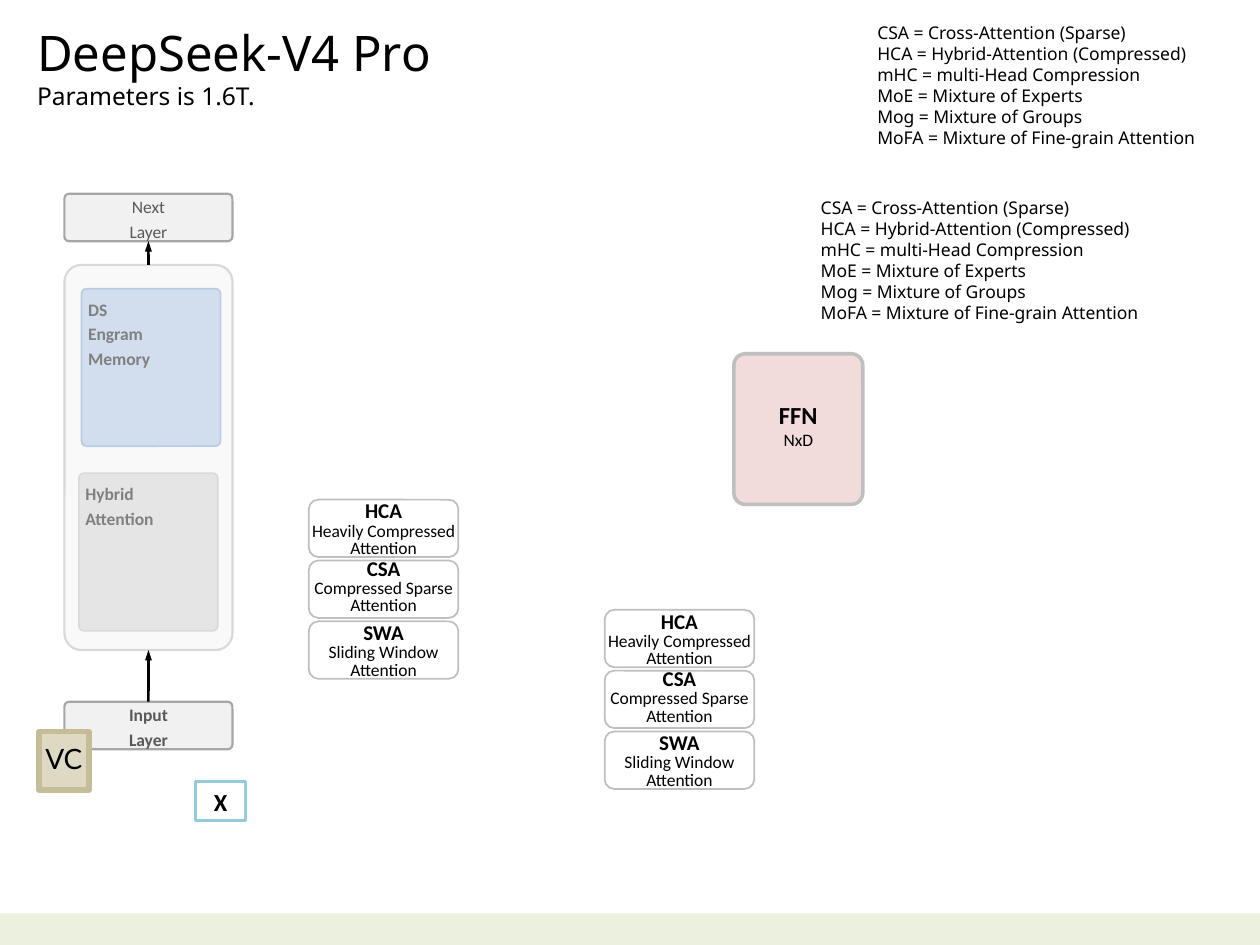
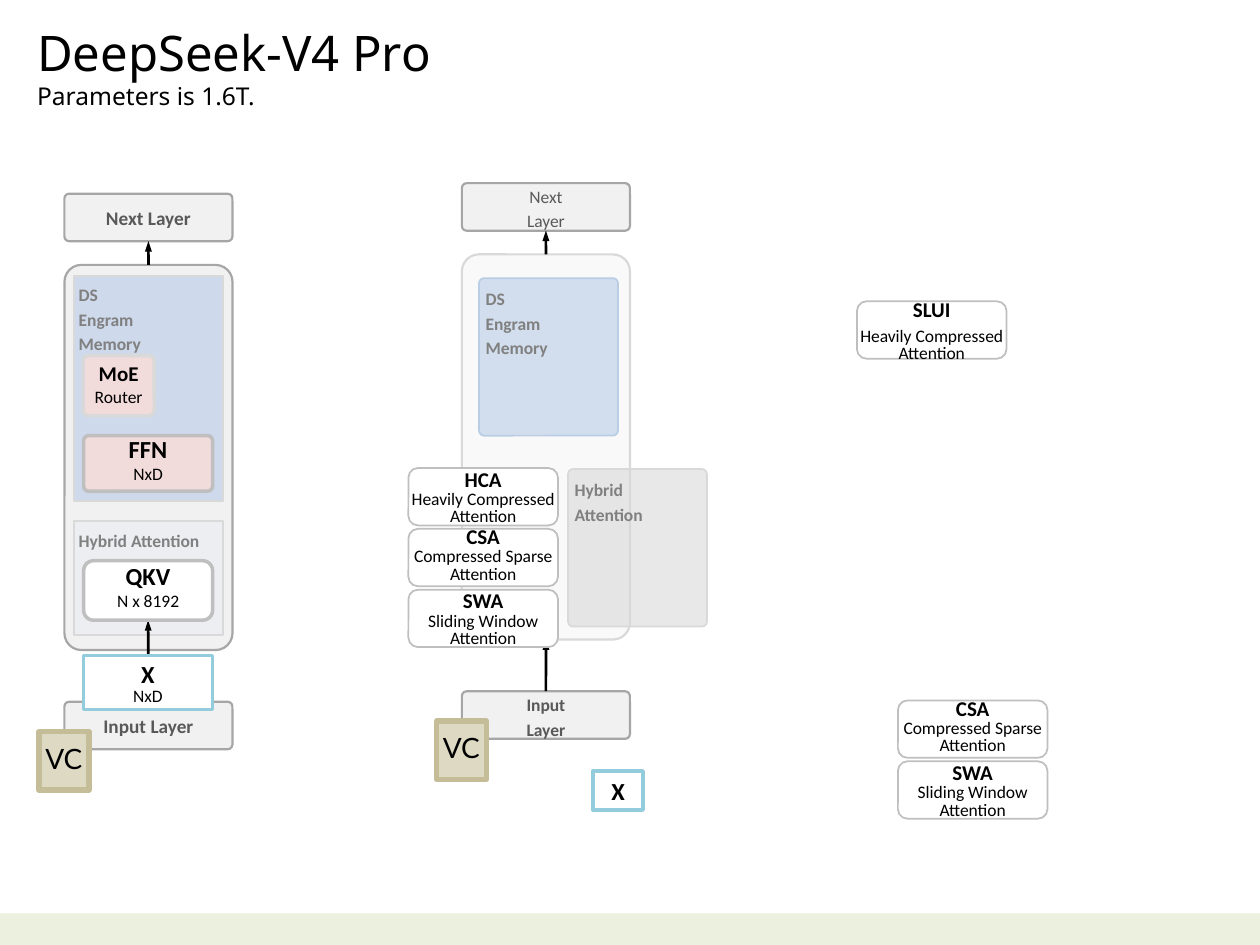
Before and after one commit to navibator/crazy-ai, a slide deck: slide 41 of ai.pptx. Drawn at 1260x945 pixels with LibreOffice and Linux fonts; fonts in the diff are those of the drawing. Boxes give left, top, right and bottom in pixels: in the first picture for what was removed or moved away, otherwise in the second. Text is boxed around its words. In the diff, an @@ line names an element or a change of style, - is before the commit and + after.

```diff
--- a/ai.pptx
+++ b/ai.pptx
@@ text removed at (877, 26, 1194, 149) @@
-CSA = Cross-Attention (Sparse)
-HCA = Hybrid-Attention (Compressed)
-mHC = multi-Head Compression
-MoE = Mixture of Experts
-Mog = Mixture of Groups
-MoFA = Mixture of Fine-grain Attention
@@ rounded rectangle added at (462, 183, 630, 231), fill #DDDDDD at 40% opacity, outline #A6A6A6 1.25 pt, 10 pt, text #595959 @@
+Next
+Layer
@@ text removed at (821, 201, 1138, 324) @@
-CSA = Cross-Attention (Sparse)
-HCA = Hybrid-Attention (Compressed)
-mHC = multi-Head Compression
-MoE = Mixture of Experts
-Mog = Mixture of Groups
-MoFA = Mixture of Fine-grain Attention
@@ text in rounded rectangle at (106, 212, 191, 228): text changed; size 10 to 11 pt; bold on @@
-Next
-Layer
+Next Layer
@@ arrow added from (546, 255) to (546, 231), #000000 1.5 pt @@
@@ rounded rectangle at (64, 265, 232, 650): fill #F2F2F2 at 40% opacity to #DDDDDD at 40% opacity; outline #D9D9D9 1.25 pt to #A6A6A6 1.25 pt @@
@@ rounded rectangle added at (462, 255, 630, 640), fill #F2F2F2 at 40% opacity, outline #D9D9D9 1.25 pt @@
@@ rectangle "DS": place and size @@
-rectangle "DS" at (82, 289, 220, 446)
+rectangle "DS" at (74, 276, 224, 501)
@@ rectangle "DS" at (74, 276, 224, 501): rounded rectangle to rectangle; fill #B9CDE5 at 60% opacity to #B7C9E7 at 60% opacity; outline #B9CDE5 1 pt to #D9D9D9 1.25 pt @@
@@ rounded rectangle added at (479, 278, 617, 436), fill #B9CDE5 at 60% opacity, outline #B9CDE5 1 pt, 10 pt, text #808080, bold @@
+DS
+Engram
+Memory
@@ rounded rectangle "SLUI": place and size @@
-rounded rectangle "SLUI" at (605, 610, 755, 668)
+rounded rectangle "SLUI" at (857, 301, 1007, 359)
@@ text in rounded rectangle at (913, 300, 951, 317): text changed @@
-HCA
+SLUI
@@ rounded rectangle added at (83, 355, 155, 416), fill #F2DCDB, outline #D9D9D9 2 pt, 10 pt, text #000000 @@
+MoE
+Router
@@ text in rounded rectangle at (860, 330, 1004, 345): line spacing 10pt to 14pt @@
@@ rounded rectangle "FFN": place and size @@
-rounded rectangle "FFN" at (733, 354, 862, 505)
+rounded rectangle "FFN" at (83, 436, 212, 491)
@@ rounded rectangle "HCA": place and size @@
-rounded rectangle "HCA" at (309, 500, 459, 558)
+rounded rectangle "HCA" at (408, 467, 558, 525)
@@ rounded rectangle added at (568, 469, 707, 626), fill #D9D9D9 at 60% opacity, outline #D9D9D9 1 pt, 10 pt, text #808080, bold @@
+Hybrid
+Attention
@@ rectangle "Hybrid Attention": place and size @@
-rectangle "Hybrid Attention" at (79, 474, 218, 631)
+rectangle "Hybrid Attention" at (74, 522, 224, 635)
@@ rectangle "Hybrid Attention" at (74, 522, 224, 635): rounded rectangle to rectangle; fill #D9D9D9 at 60% opacity to #DCE6F2 at 20% opacity; outline #D9D9D9 1 pt to #D9D9D9 1.25 pt @@
@@ text in rectangle at (79, 535, 199, 550): text changed @@
-Hybrid
-Attention
+Hybrid Attention
@@ rounded rectangle "CSA": place and size @@
-rounded rectangle "CSA" at (309, 561, 459, 619)
+rounded rectangle "CSA" at (408, 529, 558, 587)
@@ rounded rectangle added at (83, 561, 212, 620), fill #FFFFFF, outline #BFBFBF 2 pt, 10 pt, text #000000 @@
+QKV
+N x 8192
@@ rounded rectangle "SWA": place and size @@
-rounded rectangle "SWA" at (309, 621, 459, 679)
+rounded rectangle "SWA" at (408, 590, 558, 648)
@@ arrow moved from (149, 702) - (149, 650) to (149, 680) - (149, 620) @@
@@ rectangle added at (83, 655, 212, 709), fill #FFFFFF, outline #93CDDD 2 pt, 10 pt, text #000000 @@
+X
+NxD
@@ arrow added from (546, 692) to (546, 640), #000000 1.5 pt @@
@@ rounded rectangle added at (462, 692, 630, 740), fill #DDDDDD at 40% opacity, outline #A6A6A6 1.25 pt, 10 pt, text #595959, bold @@
+Input
+Layer
@@ rounded rectangle "CSA": place and size @@
-rounded rectangle "CSA" at (605, 670, 755, 728)
+rounded rectangle "CSA" at (898, 701, 1048, 759)
@@ text in rounded rectangle at (103, 720, 194, 736): text changed; size 10 to 11 pt @@
-Input
-Layer
+Input Layer
@@ rectangle added at (436, 721, 486, 779), fill #DDD9C3, outline #C4BD97 3 pt, 16 pt, text #000000 @@
+VC
@@ rectangle "X": place and size @@
-rectangle "X" at (195, 781, 246, 820)
+rectangle "X" at (593, 771, 644, 810)
@@ rounded rectangle "SWA": place and size @@
-rounded rectangle "SWA" at (605, 732, 755, 790)
+rounded rectangle "SWA" at (898, 761, 1048, 819)
```
Also in this commit, not shown: 5 other slides changed.
